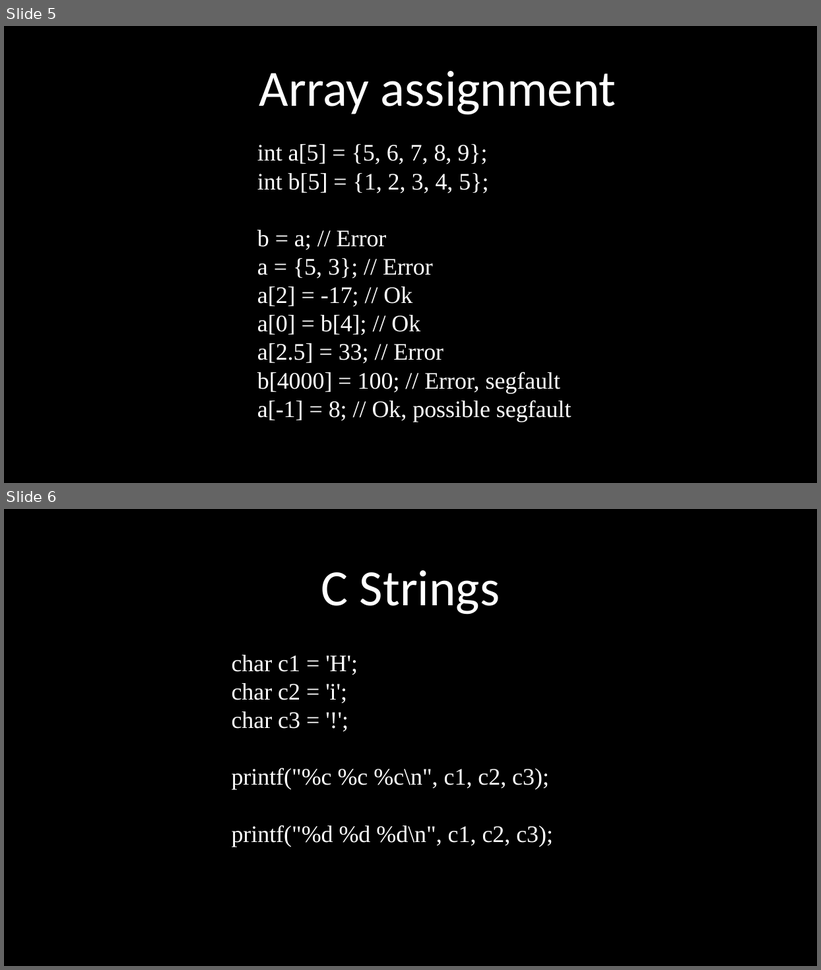
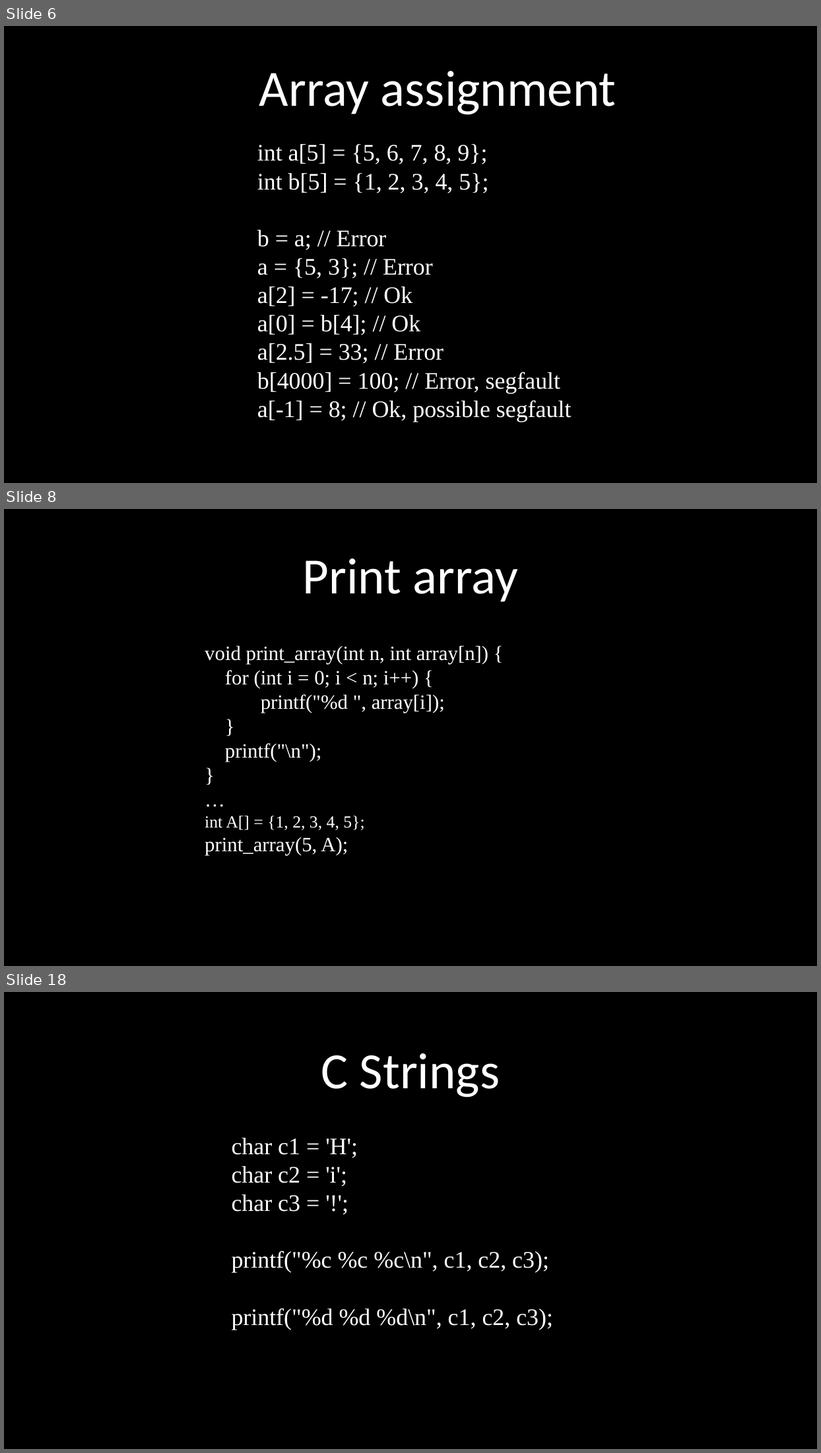
Before and after one commit to kruffka/C-Programming, a slide deck: 2024-2025/slides_pptx/5_static_arrays.pptx. Shown one above the other, each under a label of ours: slides 5 and 6 before the commit, slides 6, 8 and 18 after it; the slides between them are not shown. The pictures are 821x970 and 821x1453 pixels, drawn with LibreOffice and Linux fonts; fonts in the diff are those of the drawing. Boxes give left, top, right and bottom in pixels: in the first picture for what was removed or moved away, otherwise in the second. Text is boxed around its words. In the diff, an @@ line names an element or a change of style, - is before the commit and + after.

Commit message:
Update arrays with matrices and functions

```diff
--- a/2024-2025/slides_pptx/5_static_arrays.pptx
+++ b/2024-2025/slides_pptx/5_static_arrays.pptx
@@ slide 8 added at (4, 509, 817, 966), background #000000 @@
@@ text added at (303, 559, 518, 602), 60 pt, text #FFFFFF @@
+Print array
@@ text added at (205, 646, 488, 855), 24 pt, text #FFFFFF @@
+void print_array(int n, int array[n]) {
+for (int i = 0; i < n; i++) {
+printf("%d ", array[i]);
+}
+printf("\n");
+}
+…
+int A[] = {1, 2, 3, 4, 5};
+print_array(5, A);
@@ what was slide 5 is now slide 6 @@
@@ what was slide 6 is now slide 18 @@
```
Also in this commit, not shown: 2 slides changed, 9 other slides added, 2 other files.
